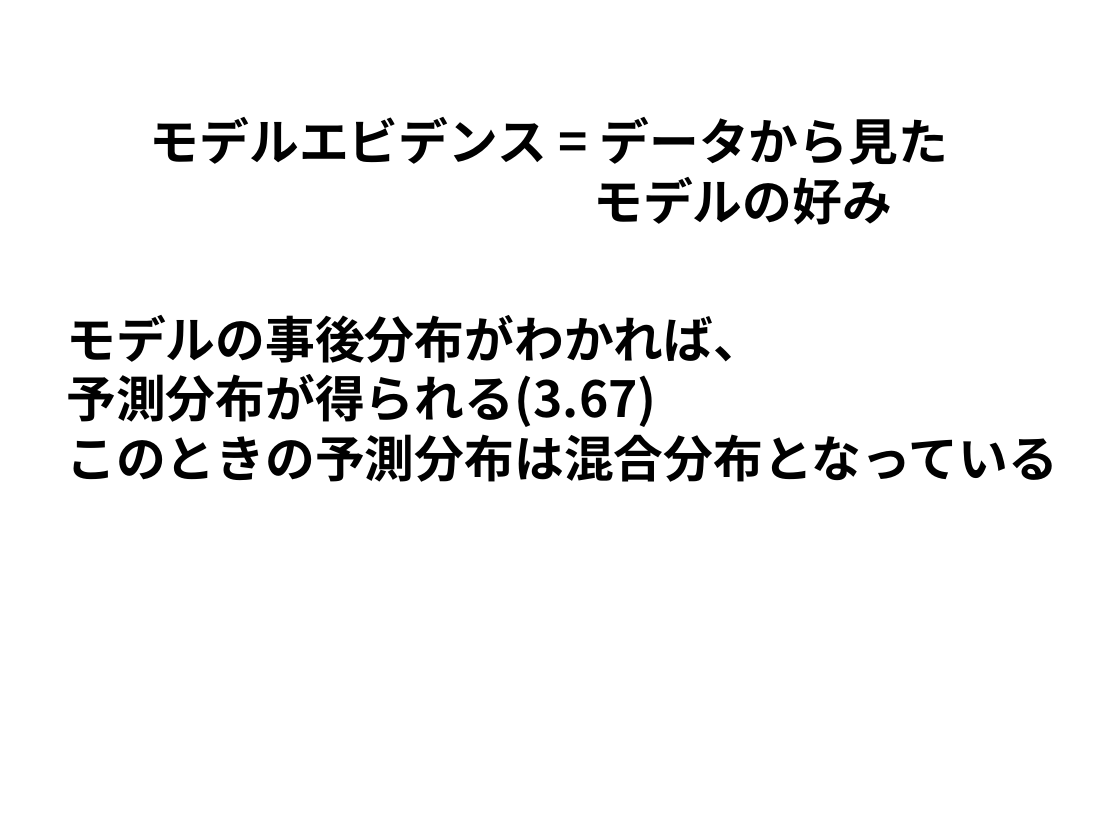
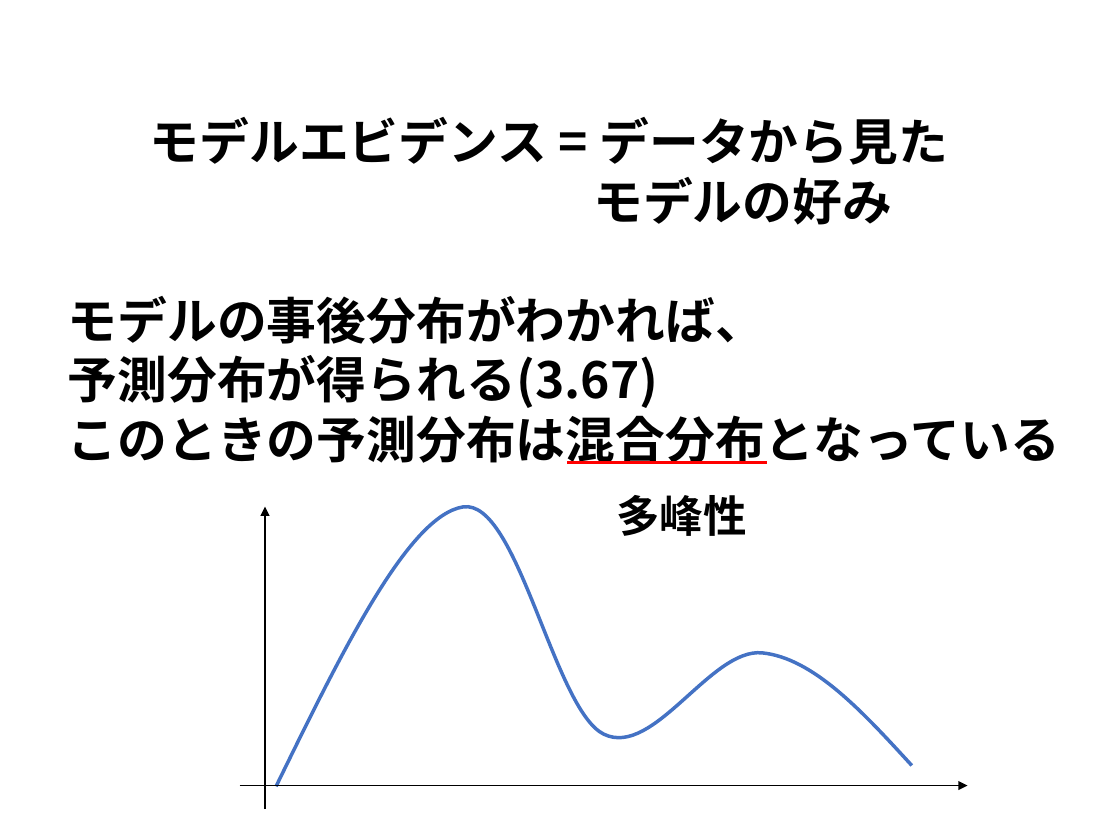
Before and after one commit to j-i-k-o/PRMLSeminar, a slide deck: slide 33 of 3章/PRML3章.pptx (slide 27 before the commit). Drawn at 1120x840 pixels with LibreOffice and Linux fonts; fonts in the diff are those of the drawing. Boxes give left, top, right and bottom in pixels: in the first picture for what was removed or moved away, otherwise in the second. Text is boxed around its words. In the diff, an @@ line names an element or a change of style, - is before the commit and + after.

```diff
--- a/3章/PRML3章.pptx
+++ b/3章/PRML3章.pptx
@@ text "モデルの事後分布がわかれば、" moved from (x1=66, y1=315, x2=1058, y2=482) to (x1=68, y1=296, x2=1060, y2=464) @@
@@ line added from (567, 463) to (767, 463), #FF0000 2.25 pt @@
@@ arrow added from (265, 810) to (265, 506), #000000 1 pt @@
@@ freeform shape added at (x1=276, y1=506, x2=912, y2=786), outline #4472C4 2.25 pt @@
@@ text added at (x1=616, y1=495, x2=747, y2=536), 28 pt, text #000000, bold @@
+多峰性
@@ arrow added from (240, 785) to (968, 785), #000000 1 pt @@
```
Also in this commit, not shown: 4 other slides changed, 7 slides added.
